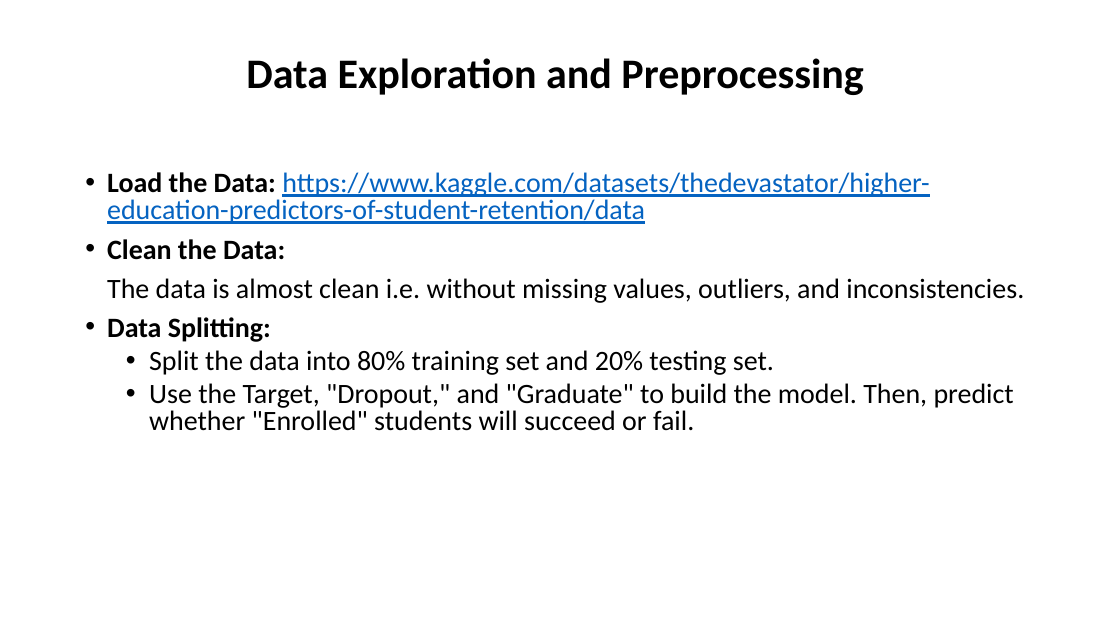
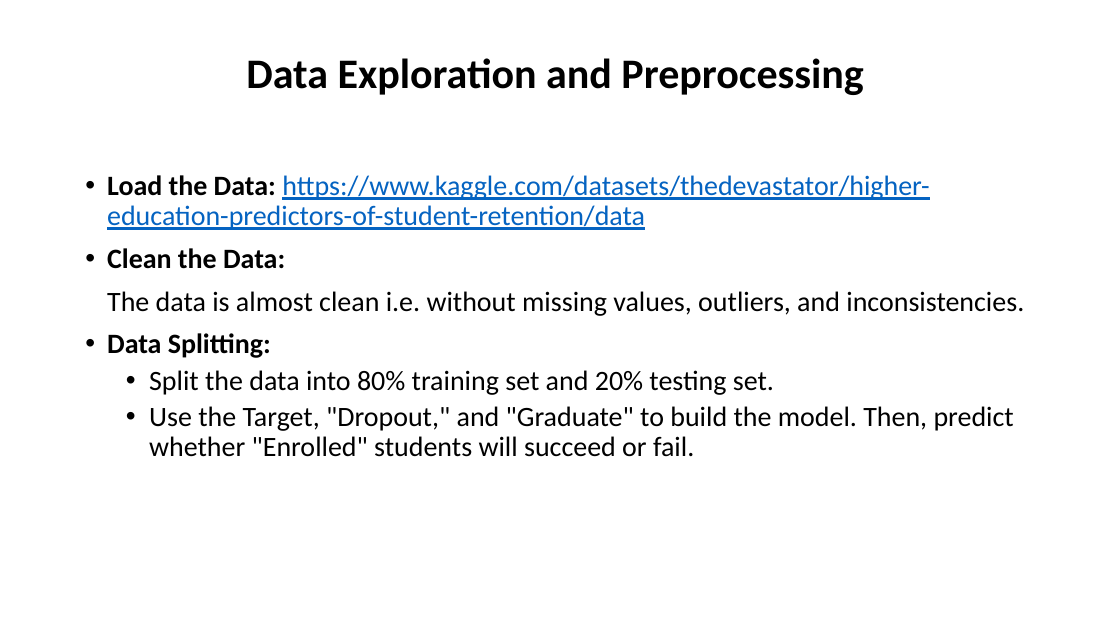
Before and after one commit to insp7/student-dropout-prediction, a slide deck: slide 2 of Student Academic Success Analysis Using R.pptx. Drawn at 1120x630 pixels with LibreOffice and Linux fonts; fonts in the diff are those of the drawing. Boxes give left, top, right and bottom in pixels: in the first picture for what was removed or moved away, otherwise in the second. Text is boxed around its words. In the diff, an @@ line names an element or a change of style, - is before the commit and + after.

```diff
--- a/Student Academic Success Analysis Using R.pptx
+++ b/Student Academic Success Analysis Using R.pptx
@@ text "Load the Data: https://www.kaggle.com/datasets/thedevastator ..." at (x1=107, y1=175, x2=1024, y2=457): line spacing 0.8 to 0.9 @@
```
Also in this commit, not shown: 6 other slides changed, 10 other files.
